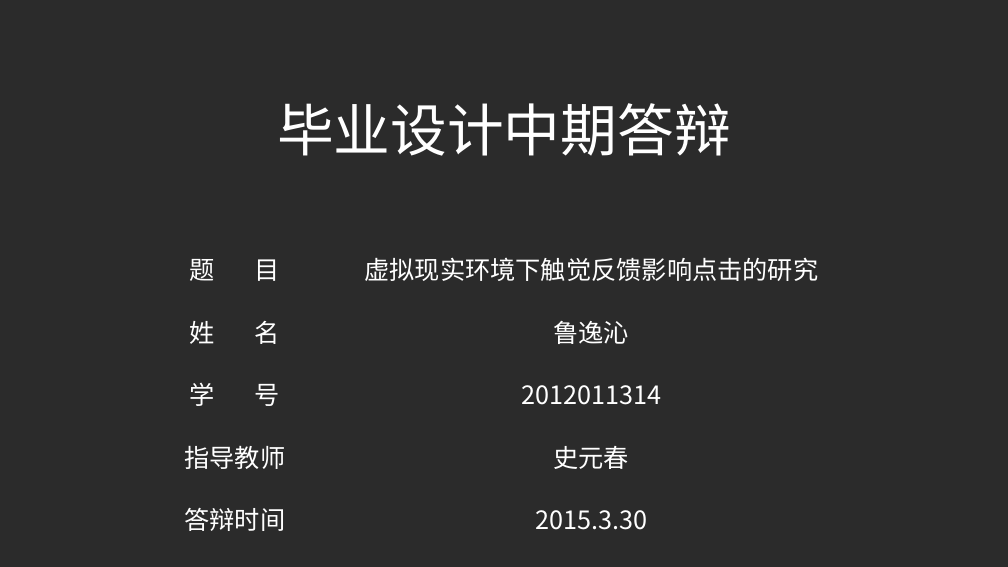
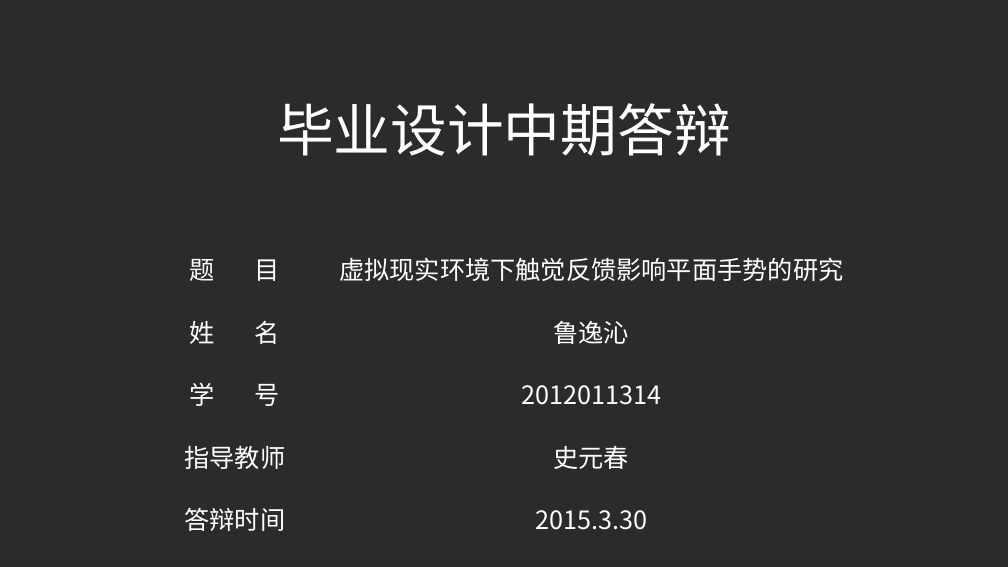
Before and after one commit to daaqing452/Haptic-Feedback-Surface-Interaction, a slide deck: slide 1 of 毕业设计中期答辩-鲁逸沁.pptx. Drawn at 1008x567 pixels with LibreOffice and Linux fonts; fonts in the diff are those of the drawing; background and template pictures are left out; a plain dark background stands for a picture behind light text. Boxes give left, top, right and bottom in pixels: in the first picture for what was removed or moved away, otherwise in the second. Text is boxed around its words. In the diff, an @@ line names an element or a change of style, - is before the commit and + after.

```diff
--- a/毕业设计中期答辩-鲁逸沁.pptx
+++ b/毕业设计中期答辩-鲁逸沁.pptx
@@ table at (147,228,861,535) @@
-row 1, column 2: 虚拟现实环境下触觉反馈影响点击的研究
+row 1, column 2: 虚拟现实环境下触觉反馈影响平面手势的研究
```
Also in this commit, not shown: 1 other slide changed, 24 other files.
